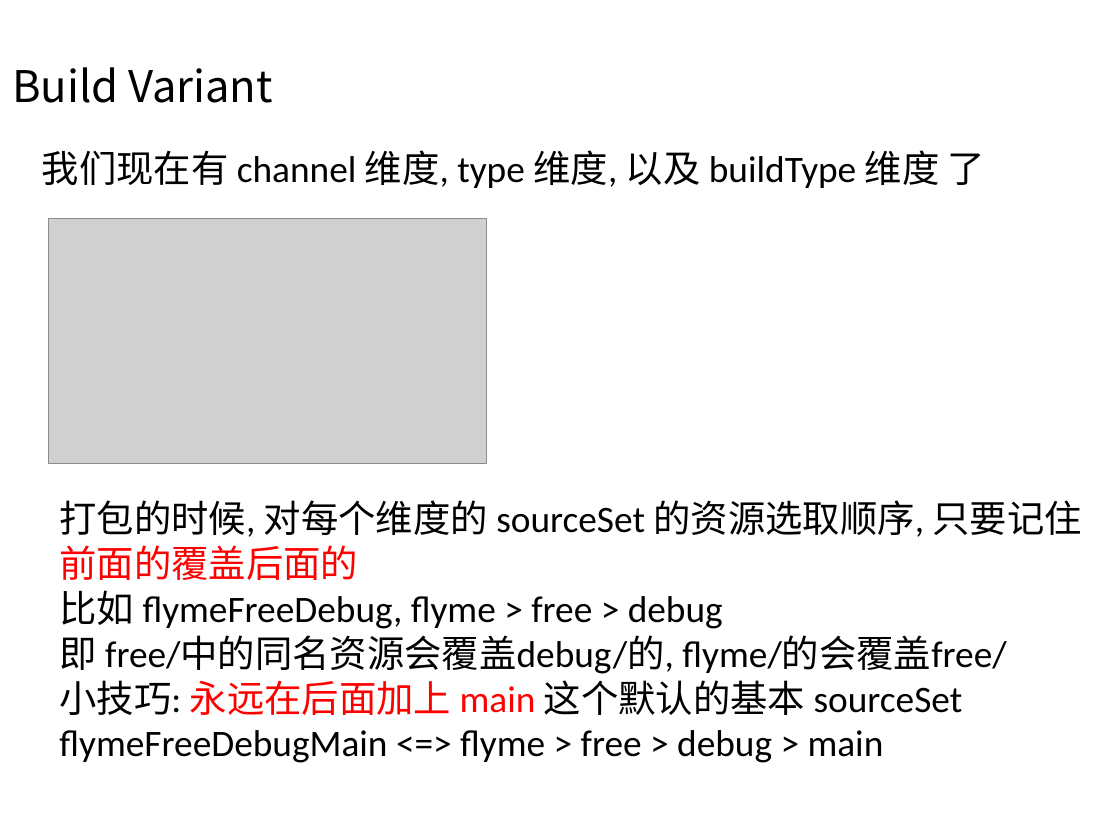
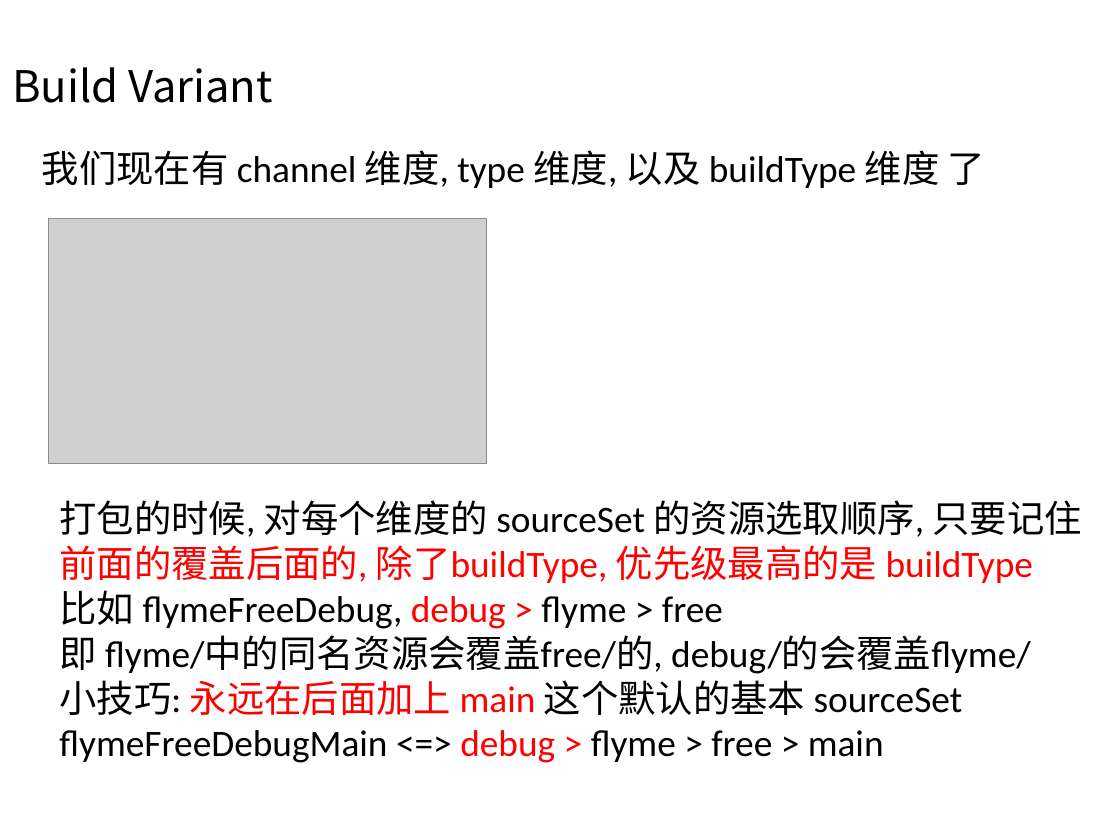
Before and after one commit to Jween/android-gradle-samples, a slide deck: slide 23 of presentations/Android Gradle 从入门到GG 1.pptx. Drawn at 1120x840 pixels with LibreOffice and Linux fonts; fonts in the diff are those of the drawing; grey boxes stand for pictures; background and template pictures are left out. Boxes give left, top, right and bottom in pixels: in the first picture for what was removed or moved away, otherwise in the second. Text is boxed around its words. In the diff, an @@ line names an element or a change of style, - is before the commit and + after.

```diff
--- a/presentations/Android Gradle 从入门到GG 1.pptx
+++ b/presentations/Android Gradle 从入门到GG 1.pptx
@@ text at (59, 545, 1033, 674): text changed @@
-前面的覆盖后面的
-比如 flymeFreeDebug, flyme > free > debug
-即 free/中的同名资源会覆盖debug/的, flyme/的会覆盖free/
+前面的覆盖后面的, 除了buildType, 优先级最高的是 buildType
+比如 flymeFreeDebug, debug > flyme > free
+即 flyme/中的同名资源会覆盖free/的, debug/的会覆盖flyme/
@@ text at (59, 730, 884, 763): text changed @@
-flymeFreeDebugMain <=> flyme > free > debug > main
+flymeFreeDebugMain <=> debug > flyme > free > main
```
Also in this commit, not shown: 2 other slides changed, 1 other file.
